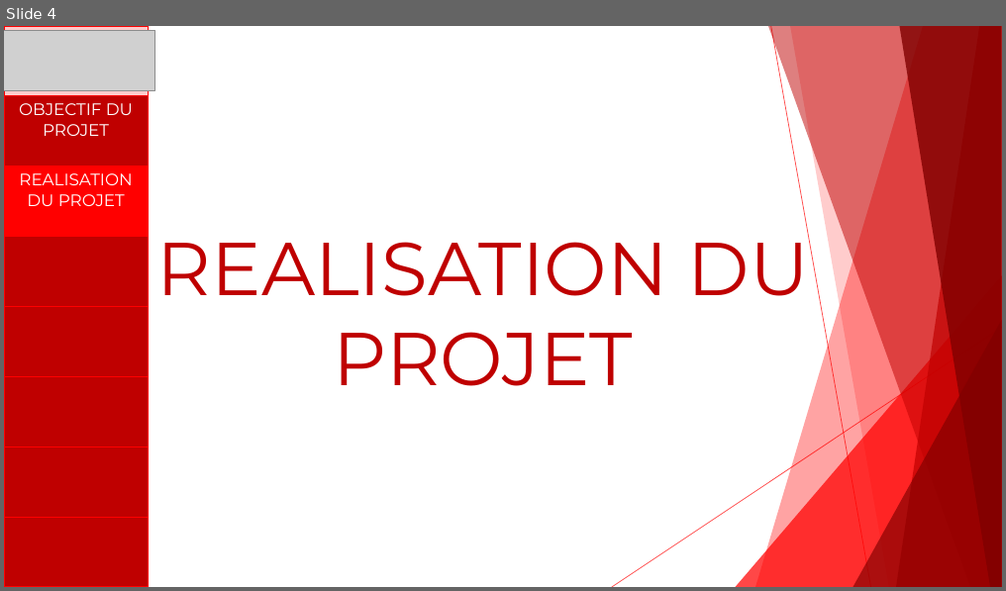
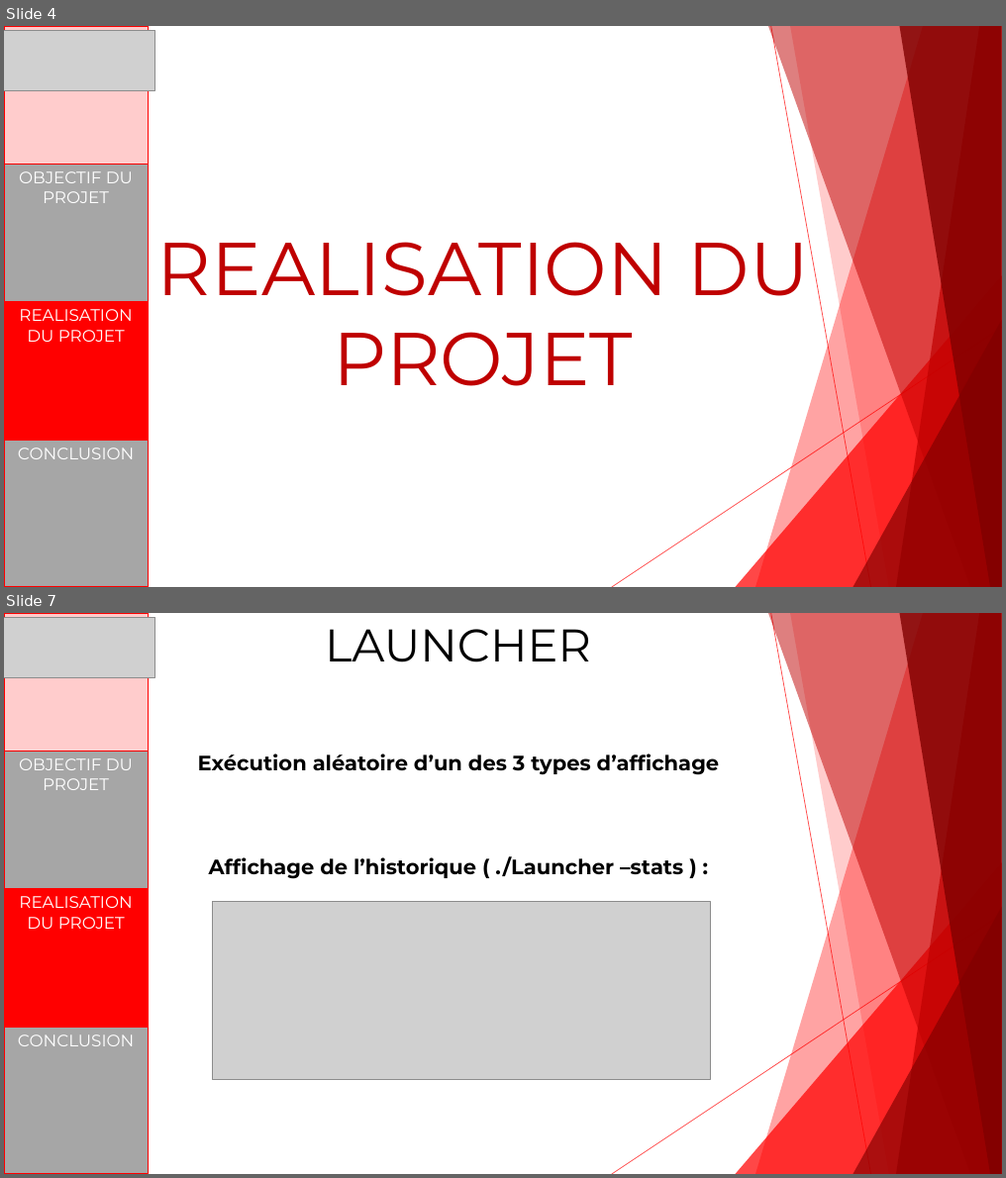
Before and after one commit to DimitriLibessart/PROJET-ExiaSaver, a slide deck: PROJET EXIASAVER.pptx. Shown one above the other, each under a label of ours: slide 4 before the commit, slides 4 and 7 after it; the slides between them are not shown. The pictures are 1006x591 and 1006x1178 pixels, drawn with LibreOffice and Linux fonts; fonts in the diff are those of the drawing; grey boxes stand for pictures. Boxes give left, top, right and bottom in pixels: in the first picture for what was removed or moved away, otherwise in the second. Text is boxed around its words. In the diff, an @@ line names an element or a change of style, - is before the commit and + after.

```diff
--- a/PROJET EXIASAVER.pptx
+++ b/PROJET EXIASAVER.pptx
@@ slide 7 added at [4,613,1002,1174], background #FFFFFF; not listed: 10 template elements that a slide beside it also shows @@
@@ table added at [4,613,148,1174], 4 rows, 1 columns @@
+
+OBJECTIF DU PROJET
+REALISATION DU PROJET
+CONCLUSION
@@ picture added at [4,617,155,677] @@
@@ title added at [325,629,591,663], 44 pt, text #000000 @@
+LAUNCHER
@@ text added at [198,754,720,775], 20 pt, text #000000, bold @@
+Exécution aléatoire d’un des 3 types d’affichage
@@ text added at [209,857,683,879], 20 pt, text #000000, bold @@
+Affichage de l’historique ( ./Launcher –stats ) :
@@ picture added at [212,902,710,1080] @@
@@ slide 4 changed as well @@
@@ table at [4,26,148,587] @@
-row 4: 
-row 5: 
-row 6: 
-row 7: 
-row 8: 
+row 4: CONCLUSION
```
Also in this commit, not shown: 5 other slides changed, 2 other slides added.
